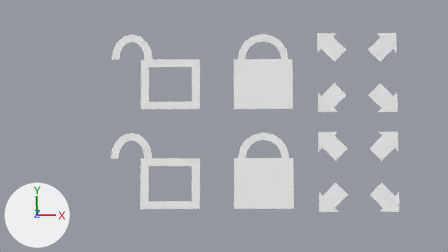
Renders of the Blender file icons/icons.blend from each side of a commit.
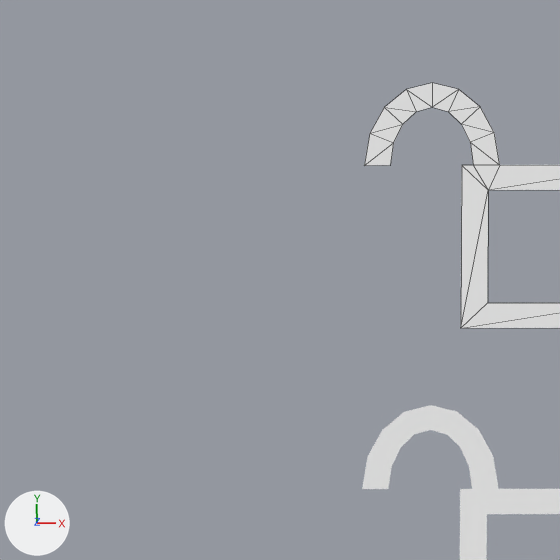
Old and new are each drawn from the file's camera 'Camera' and again close up on the part from 0% to 38% of the width and 4% to 71% of the height. Every picture has the same lights, and +X, +Y and +Z are marked at lower left. The close-ups show mesh edges as thin lines.

In view in the first close-up: 'unlocked', 'unlocked_mesh'.
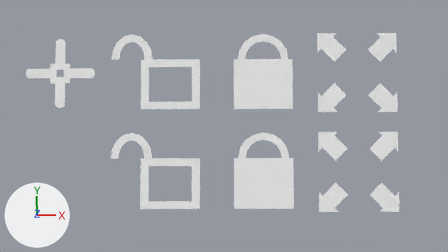
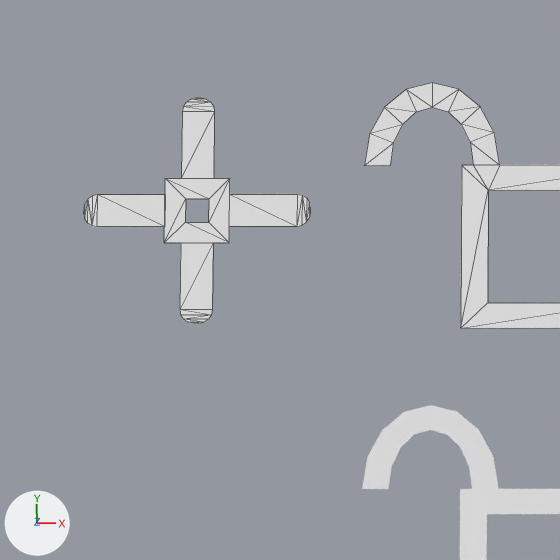
Boxes (x1, y1, x2, y2) around the edits, measured in the close-ups (560 x 560 px):
'Xmove_mesh', added: after (84, 194, 310, 227)
'Ymove_mesh', added: after (180, 98, 214, 323)
'Zmove_mesh', added: after (164, 178, 230, 243)

What changed in the scene script:
```text
Add me_ymove_mesh_001:
    me_ymove_mesh_001.from_pydata(...)  # 24 vertices, 20 faces; spans x -0.05..0.05, y -0.35..0.35, z 0.0
Add me_xmove_mesh:
    me_xmove_mesh.from_pydata(...)  # 24 vertices, 20 faces; spans x -0.35..0.35, y -0.05..0.05, z 0.0
Add me_zmove_mesh:
    me_zmove_mesh.from_pydata([(-0.1, -0.1, 0.0), (0.1, -0.1, 0.0), (-0.1, 0.1, 0.0), (0.1, 0.1, 0.0), (-0.036, 0.036, 0.0), (-0.036, -0.036, 0.0), (0.036, -0.036, 0.0), (0.036, 0.036, 0.0)], [], [(4, 2, 0), (5, 0, 1), (6, 1, 3), (7, 3, 2), (4, 7, 2), (7, 6, 3), (6, 5, 1), (5, 4, 0)])
Add ob_ymove_mesh:
    ob_ymove_mesh = bpy.data.objects.new('Ymove_mesh', me_ymove_mesh_001)
    ob_ymove_mesh.location = (-1.5, 0.5, 0.0)
Add ob_xmove_mesh:
    ob_xmove_mesh = bpy.data.objects.new('Xmove_mesh', me_xmove_mesh)
    ob_xmove_mesh.location = (-1.5, 0.5, 0.0)
Add ob_zmove_mesh:
    ob_zmove_mesh = bpy.data.objects.new('Zmove_mesh', me_zmove_mesh)
    ob_zmove_mesh.location = (-1.5, 0.5, 0.0)
```
